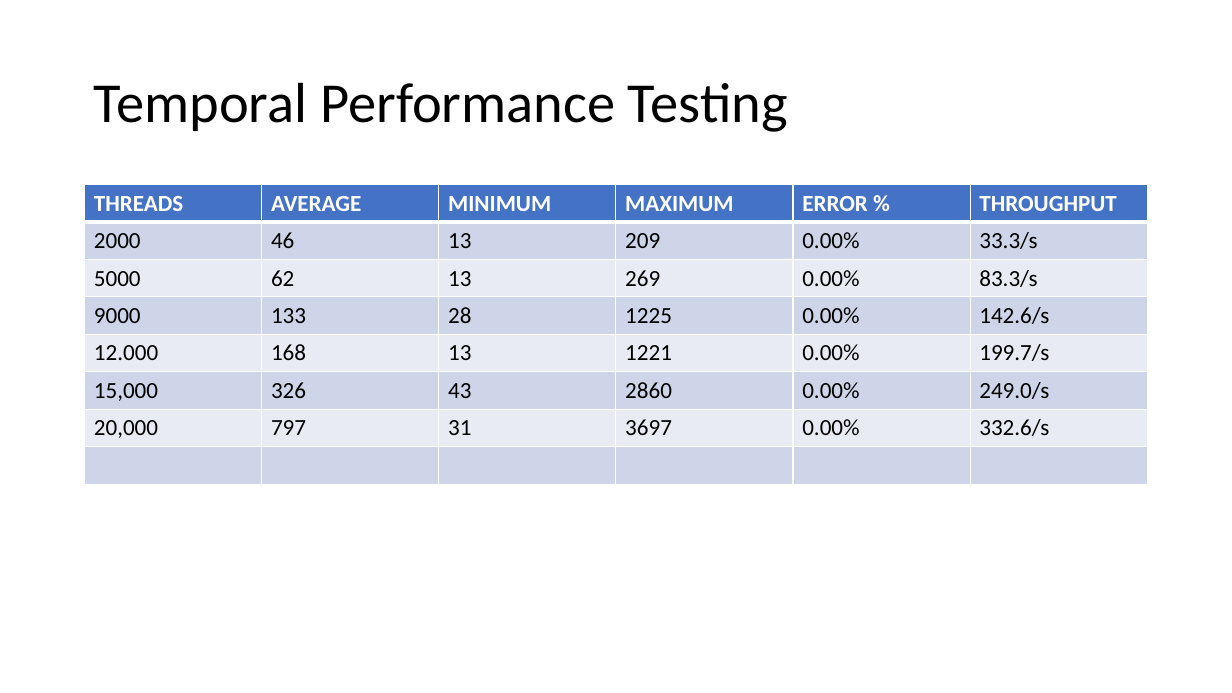
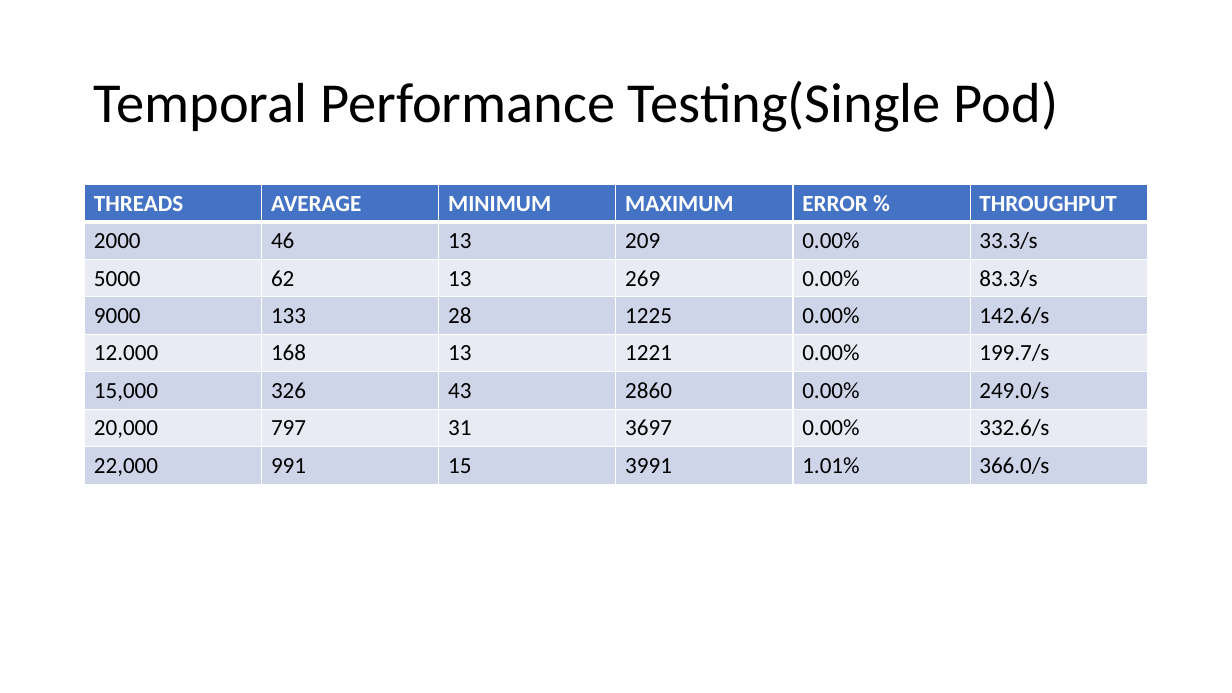
Before and after one commit to skarmanya/Temporal, a slide deck: slide 1 of TemporalPPT.pptx. Drawn at 1232x693 pixels with LibreOffice and Linux fonts; fonts in the diff are those of the drawing. Boxes give left, top, right and bottom in pixels: in the first picture for what was removed or moved away, otherwise in the second. Text is boxed around its words. In the diff, an @@ line names an element or a change of style, - is before the commit and + after.

```diff
--- a/TemporalPPT.pptx
+++ b/TemporalPPT.pptx
@@ title at [94,81,1059,132]: text changed @@
-Temporal Performance Testing
+Temporal Performance Testing(Single Pod)
@@ table at [85,185,1150,481] @@
-row 8:  |  |  |  |  | 
+row 8: 22,000 | 991 | 15 | 3991 | 1.01% | 366.0/s
```
Also in this commit, not shown: 1 other slide changed, 1 slide added, 20 other files.
